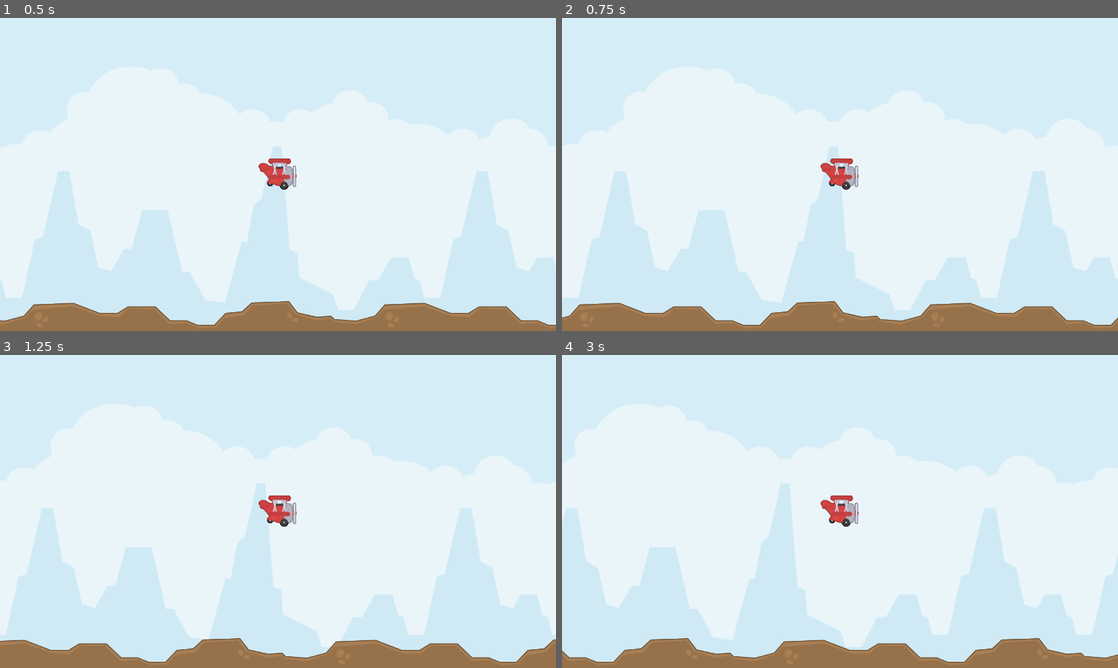
Above: before the commit, frames 1-4 (two rows, left to right).
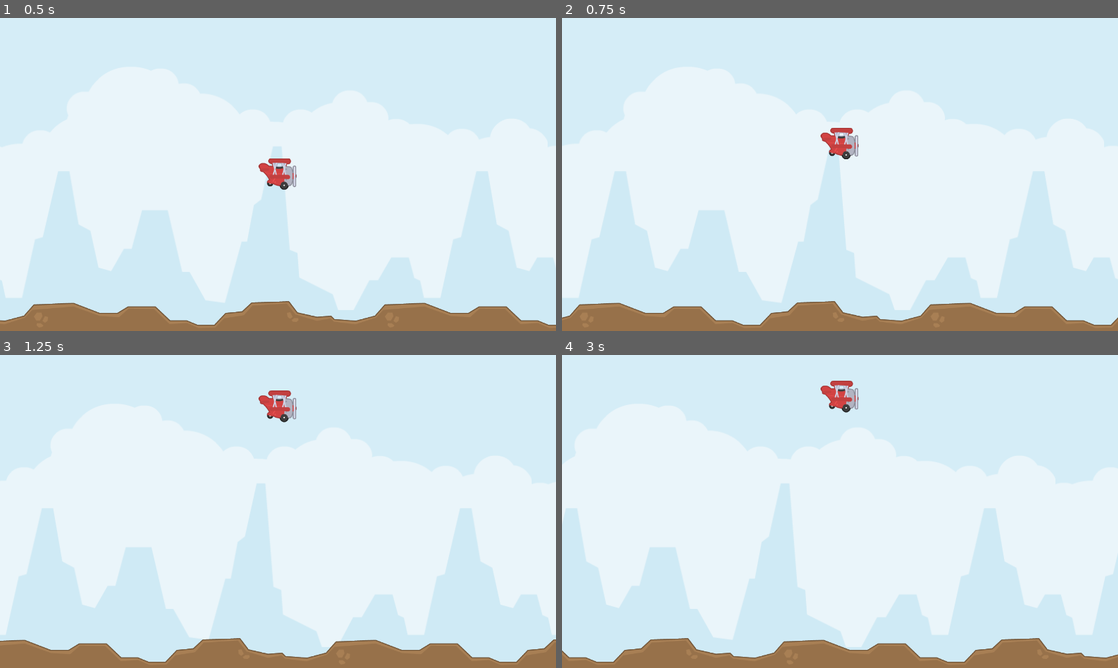
Above: after the commit, the same moments.

Repository: kjerosky/tappy-plane
Game: Godot game, scene res://scenes/game.tscn
The game is run twice, just before and just after one commit, with the same random seed, the same clock (stepped at 60 frames per second) and the same inputs.
Inputs:
- Up to frame 1 (0.5 s): no input
- Up to frame 2 (0.75 s): tap Space (flap, bound only after the commit) at 0.6 s
- Up to frame 3 (1.25 s): tap Space (flap, bound only after the commit) at 0.77, 1.07 s
- Up to frame 4 (3 s): tap Space (flap, bound only after the commit) at 1.35, 1.52, 1.82, 2.1, 2.85 s

Frame 1 is identical in both runs. In frame 2, 0.9% of the frame differs, in the area x 46-54%, y 35-55%; in frame 3, 1.0%; in frame 4, 1.0%, in the area x 46-54%, y 8-55%.

Commit message:
Implement player flapping and collisions

Diff:
--- a/project.godot
+++ b/project.godot
@@ -20,3 +20,15 @@
 window/size/viewport_width=1280
 window/size/viewport_height=720
 window/stretch/mode="canvas_items"
+
+[input]
+
+flap={
+"deadzone": 0.5,
+"events": [Object(InputEventKey,"resource_local_to_scene":false,"resource_name":"","device":-1,"window_id":0,"alt_pressed":false,"shift_pressed":false,"ctrl_pressed":false,"meta_pressed":false,"pressed":false,"keycode":0,"physical_keycode":32,"key_label":0,"unicode":32,"echo":false,"script":null)
+]
+}
+
+[physics]
+
+2d/default_gravity=3000.0
--- a/scenes/game.tscn
+++ b/scenes/game.tscn
@@ -26,9 +26,12 @@
 [sub_resource type="RectangleShape2D" id="RectangleShape2D_j2hrp"]
 size = Vector2(66.5, 17.8438)
 
-[node name="Game" type="Node2D" node_paths=PackedStringArray("parallax_background")]
+[sub_resource type="WorldBoundaryShape2D" id="WorldBoundaryShape2D_td7pl"]
+
+[node name="Game" type="Node2D" node_paths=PackedStringArray("parallax_background", "player")]
 script = ExtResource("1_6stcu")
 parallax_background = NodePath("ParallaxBackground")
+player = NodePath("ParallaxBackground/Main/Player")
 
 [node name="ParallaxBackground" type="ParallaxBackground" parent="."]
 
@@ -54,9 +57,9 @@
 position = Vector2(400, 687)
 texture = ExtResource("3_gw5ov")
 
-[node name="Area2D" type="Area2D" parent="ParallaxBackground/ForegroundScenery/Ground"]
+[node name="Area2D1" type="Area2D" parent="ParallaxBackground/ForegroundScenery/Ground"]
 
-[node name="CollisionShape2D" type="CollisionShape2D" parent="ParallaxBackground/ForegroundScenery/Ground/Area2D"]
+[node name="CollisionShape2D" type="CollisionShape2D" parent="ParallaxBackground/ForegroundScenery/Ground/Area2D1"]
 position = Vector2(0, 28.375)
 shape = SubResource("RectangleShape2D_leino")
 
@@ -100,9 +103,9 @@
 position = Vector2(1208, 687)
 texture = ExtResource("3_gw5ov")
 
-[node name="Area2D" type="Area2D" parent="ParallaxBackground/ForegroundScenery/Ground2"]
+[node name="Area2D1" type="Area2D" parent="ParallaxBackground/ForegroundScenery/Ground2"]
 
-[node name="CollisionShape2D" type="CollisionShape2D" parent="ParallaxBackground/ForegroundScenery/Ground2/Area2D"]
+[node name="CollisionShape2D" type="CollisionShape2D" parent="ParallaxBackground/ForegroundScenery/Ground2/Area2D1"]
 position = Vector2(0, 28.375)
 shape = SubResource("RectangleShape2D_leino")
 
@@ -141,3 +144,25 @@
 [node name="CollisionShape2D" type="CollisionShape2D" parent="ParallaxBackground/ForegroundScenery/Ground2/Area2D7"]
 position = Vector2(1.75, -13)
 shape = SubResource("RectangleShape2D_j2hrp")
+
+[node name="KillPlane" type="Area2D" parent="."]
+
+[node name="CollisionShape2D" type="CollisionShape2D" parent="KillPlane"]
+position = Vector2(0, 726)
+shape = SubResource("WorldBoundaryShape2D_td7pl")
+
+[connection signal="body_entered" from="ParallaxBackground/ForegroundScenery/Ground/Area2D1" to="." method="_on_player_collided"]
+[connection signal="body_entered" from="ParallaxBackground/ForegroundScenery/Ground/Area2D2" to="." method="_on_player_collided"]
+[connection signal="body_entered" from="ParallaxBackground/ForegroundScenery/Ground/Area2D3" to="." method="_on_player_collided"]
+[connection signal="body_entered" from="ParallaxBackground/ForegroundScenery/Ground/Area2D4" to="." method="_on_player_collided"]
+[connection signal="body_entered" from="ParallaxBackground/ForegroundScenery/Ground/Area2D5" to="." method="_on_player_collided"]
+[connection signal="body_entered" from="ParallaxBackground/ForegroundScenery/Ground/Area2D6" to="." method="_on_player_collided"]
+[connection signal="body_entered" from="ParallaxBackground/ForegroundScenery/Ground/Area2D7" to="." method="_on_player_collided"]
+[connection signal="body_entered" from="ParallaxBackground/ForegroundScenery/Ground2/Area2D1" to="." method="_on_player_collided"]
+[connection signal="body_entered" from="ParallaxBackground/ForegroundScenery/Ground2/Area2D2" to="." method="_on_player_collided"]
+[connection signal="body_entered" from="ParallaxBackground/ForegroundScenery/Ground2/Area2D3" to="." method="_on_player_collided"]
+[connection signal="body_entered" from="ParallaxBackground/ForegroundScenery/Ground2/Area2D4" to="." method="_on_player_collided"]
+[connection signal="body_entered" from="ParallaxBackground/ForegroundScenery/Ground2/Area2D5" to="." method="_on_player_collided"]
+[connection signal="body_entered" from="ParallaxBackground/ForegroundScenery/Ground2/Area2D6" to="." method="_on_player_collided"]
+[connection signal="body_entered" from="ParallaxBackground/ForegroundScenery/Ground2/Area2D7" to="." method="_on_player_collided"]
+[connection signal="body_entered" from="KillPlane" to="." method="_on_player_collided"]
--- a/scenes/player.tscn
+++ b/scenes/player.tscn
@@ -1,6 +1,7 @@
-[gd_scene load_steps=7 format=3 uid="uid://b7hc0pj2kqrbk"]
+[gd_scene load_steps=8 format=3 uid="uid://b7hc0pj2kqrbk"]
 
 [ext_resource type="Texture2D" uid="uid://cdjvax61nqqy6" path="res://assets/red-plane-sprite-sheet.png" id="1_6rgvn"]
+[ext_resource type="Script" path="res://scripts/player.gd" id="1_rrj2o"]
 
 [sub_resource type="AtlasTexture" id="AtlasTexture_fdpyq"]
 atlas = ExtResource("1_6rgvn")
@@ -35,12 +36,13 @@
 size = Vector2(51, 63)
 
 [node name="Player" type="CharacterBody2D"]
+script = ExtResource("1_rrj2o")
 
 [node name="AnimatedSprite" type="AnimatedSprite2D" parent="."]
 position = Vector2(0, -1)
 sprite_frames = SubResource("SpriteFrames_lvug7")
 autoplay = "default"
-frame_progress = 0.788139
+frame_progress = 0.82002
 
 [node name="Collider" type="CollisionShape2D" parent="."]
 position = Vector2(3.5, -5.5)
--- a/scripts/game.gd
+++ b/scripts/game.gd
@@ -1,9 +1,15 @@
 class_name Game extends Node2D
 
 @export var parallax_background: ParallaxBackground
+@export var player: Player
 
 var background_scroll_speed := 150
 
 
 func _process(delta):
 	parallax_background.scroll_offset += Vector2.LEFT * background_scroll_speed * delta
+
+
+func _on_player_collided(body):
+	if body as Player != null:
+		player.die()
--- /dev/null
+++ b/scripts/player.gd
@@ -0,0 +1,35 @@
+class_name Player extends CharacterBody2D
+
+const JUMP_VELOCITY = -700.0
+
+var gravity = ProjectSettings.get_setting("physics/2d/default_gravity")
+
+enum PlayerState {
+	WAITING_TO_START,
+	PLAYING,
+	JUST_DIED,
+}
+var state: PlayerState
+
+
+func _ready():
+	state = PlayerState.WAITING_TO_START
+
+
+func _physics_process(delta):
+	if state == PlayerState.JUST_DIED:
+		get_tree().reload_current_scene()
+		return
+
+	if state == PlayerState.PLAYING:
+		velocity.y += gravity * delta
+
+	if Input.is_action_just_pressed("flap"):
+		state = PlayerState.PLAYING
+		velocity.y = JUMP_VELOCITY
+
+	move_and_slide()
+
+
+func die():
+	state = PlayerState.JUST_DIED
Not shown: 1 places in scenes/game.tscn that only renumber resources
